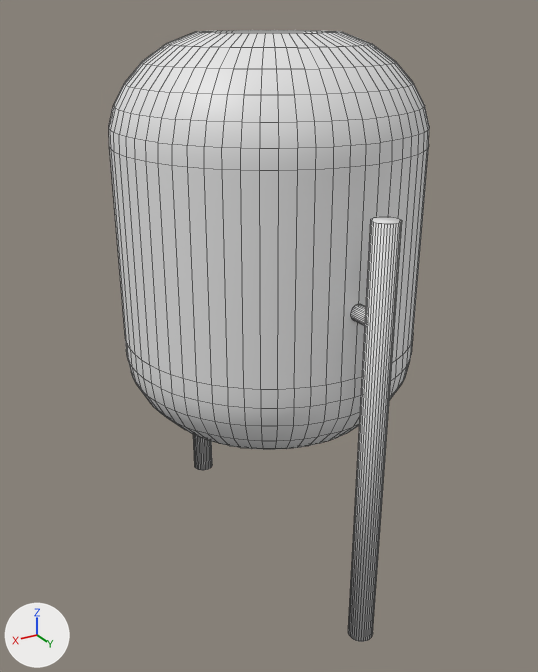
Before and after pictures for a commit that changed the Blender file Models/Road/Trash - UV.blend.
Camera for both pictures: a 50 mm camera at (1.3, 0.008, 0.758) aimed at (0.918, -0.629, 0.44). The axes (+X, +Y, +Z) are drawn at lower left. The lights are the same throughout. Mesh edges are drawn as thin lines. Materials are left out; every surface is plain grey.

In view in the first picture: 'Trash'.
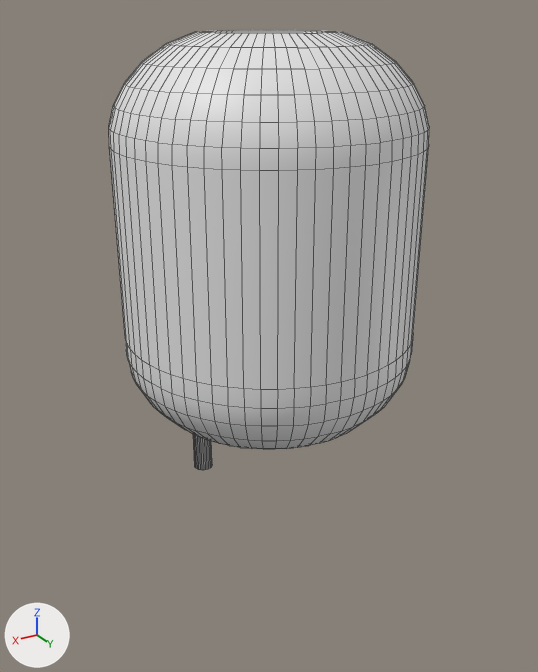
The newer file is also turned or shifted as a whole; pictures and numbers use the older file's frame.

What differs and where, as boxes (x1, y1, x2, y2) in the pictures (538 x 672 px):
```json
{"object": "Trash", "change": "reshaped", "before": [109, 30, 429, 642], "after": [109, 30, 429, 470], "on screen": "28% shorter"}
{"part": 1, "of": "me_cylinder_004", "change": "deleted", "before": [351, 304, 366, 326]}
{"part": 2, "of": "me_cylinder_004", "change": "deleted", "before": [348, 216, 402, 642]}
```

Edits to the scene script, one JSON object a line:
```json
{"block": "me_cylinder_004", "where": "me_cylinder_004.from_pydata(...)  # 1152 vertices, 970 faces; spans x -1.0..1.0, y -1.26..1.28, z -2.41..1.32"}
{"block": "me_cylinder_004", "where": "# used by ob_trash; location = (0.913, -0.637, 0.54); scale = (0.154, 0.154, 0.154)"}
{"block": "me_cylinder_004", "change": "me_cylinder_004 part 1: the loose piece of 64 vertices spanning x -0.05..0.05, y 0.99..1.15, z -0.21..-0.11 is deleted"}
{"block": "me_cylinder_004", "change": "me_cylinder_004 part 2: the loose piece of 64 vertices spanning x -0.08..0.08, y 1.11..1.28, z -2.41..0.43 is deleted"}
```
